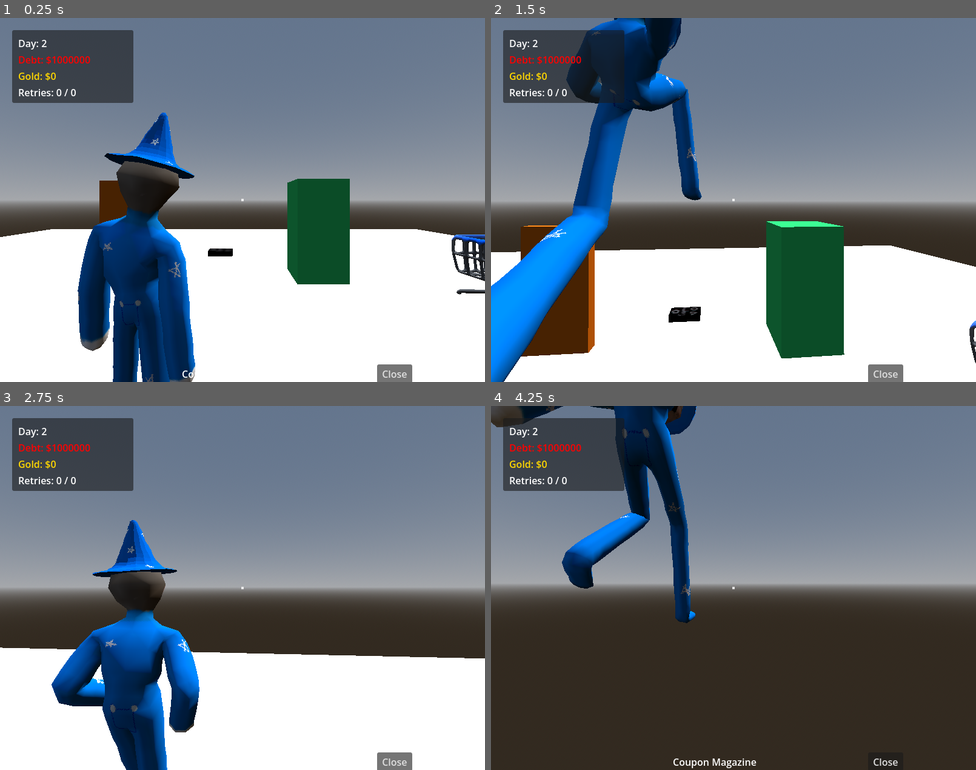
Above: before the commit, frames 1-4 (two rows, left to right).
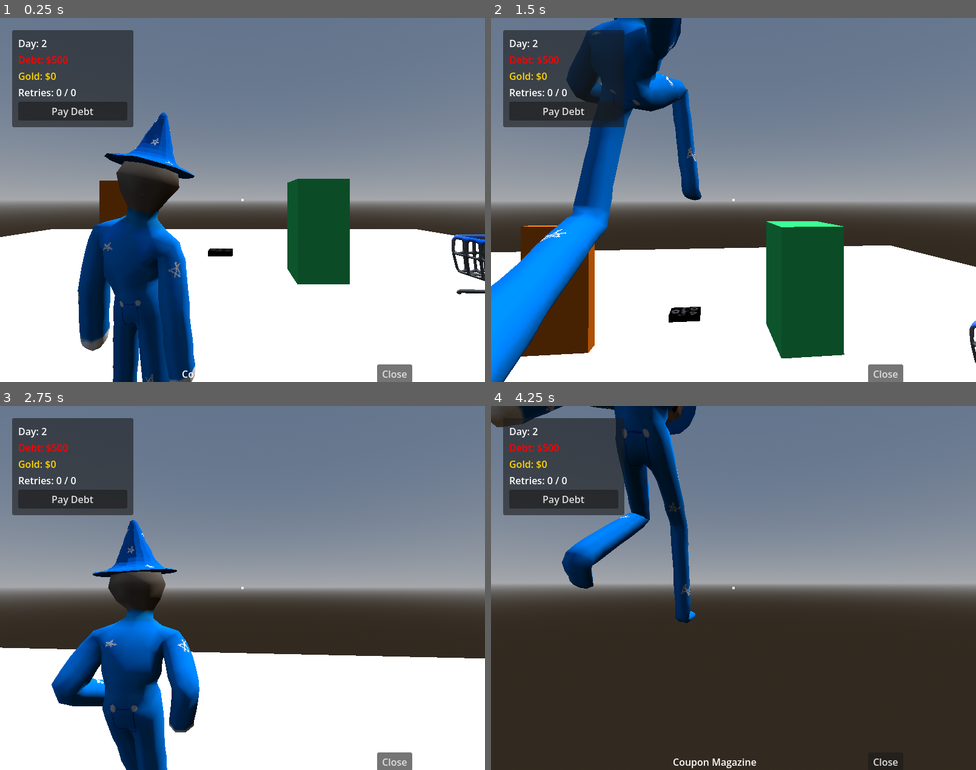
Above: after the commit, the same moments.

Repository: 0r10n650/coupon-wizard
Game: Godot game, scene res://coupon_game/coupon_game_test.tscn
Same seed, same stepped clock (60 frames per second), same inputs: the game is played once before the commit and once after it. This scene is started directly instead of the project's main scene. The engine's default icon, where the game draws it, is replaced by a stand-in: a white triangle on a blue panel in a dark square.
Inputs (mouse positions are in pixels of both pictures, inside the frame that each line leads up to):
- Up to frame 1 (0.25 s): no input
- Up to frame 2 (1.5 s): click (563, 112) at 0.5 s, where only the run after the commit has a clickable "Pay Debt"; tap Enter (ui_accept) at 1.25 s; move the mouse to (757, 200) at 1.27 s; hold W (move_forward) from 1.28 s (still down); hold E (interact) from 1.28 s (still down); click (757, 200) at 1.42 s
- Up to frame 3 (2.75 s): keep holding W (move_forward); tap Space (move_jump) at 1.52, 2.27 s; move the mouse to (218, 588) at 2.02 s; release E (interact) at 2.03 s; tap E (interact) at 2.1 s; click (218, 588) at 2.17 s
- Up to frame 4 (4.25 s): keep holding W (move_forward); move the mouse to (743, 580) at 2.77 s; hold E (interact) 2.78-3.53 s; click (743, 580) at 2.92 s; move the mouse to (728, 595) at 3.52 s; tap E (interact) at 3.6 s; click (728, 595) at 3.67 s; tap Space (move_jump) at 3.77 s

The runs differ from the first frame. In frame 1, 1.8% of the frame differs, in the area x 2-28%, y 10-30%; in frame 2, 1.7%; in frame 3, 1.8%; in frame 4, 1.8%.

Commit message:
attempt to add a end game

Diff:
--- a/Scripts/game_state.gd
+++ b/Scripts/game_state.gd
@@ -4,7 +4,7 @@
 
 var current_day: int = 2
 var gold: int = 0
-var debt: int = 1000000
+var debt: int = 500
 var last_scene_path: String = "res://Scenes/shopping.tscn"
 
 var upgrades = {
@@ -76,7 +76,7 @@
 func reset_game():
 	current_day = 2
 	gold = 0
-	debt = 1000000
+	debt = 500
 	for key in upgrades:
 		upgrades[key] = 0
 	daily_state = {
@@ -92,9 +92,8 @@
 	print("Game reset to Day 2 defaults.")
 
 func advance_day():
-	# Apply interest (100% daily interest!)
 	if debt > 0:
-		debt *= 2
+		debt = int(debt * 1.30)
 	current_day += 1
 	# Reset daily state
 	daily_state = {
--- a/coupon_game/ui_manager.gd
+++ b/coupon_game/ui_manager.gd
@@ -29,12 +29,12 @@
 func _setup_hud():
 	hud_panel = Panel.new()
 	hud_panel.position = Vector2(20, 20)
-	hud_panel.size = Vector2(200, 120)
-	hud_panel.mouse_filter = Control.MOUSE_FILTER_IGNORE
+	hud_panel.size = Vector2(200, 160)
+	hud_panel.mouse_filter = Control.MOUSE_FILTER_PASS
 
 	var vbox = VBoxContainer.new()
 	vbox.position = Vector2(10, 10)
-	vbox.size = Vector2(180, 100)
+	vbox.size = Vector2(180, 140)
 
 	day_label = Label.new()
 	debt_label = Label.new()
@@ -49,8 +49,54 @@
 	vbox.add_child(gold_label)
 	vbox.add_child(retries_label)
 
+	var payoff_btn = Button.new()
+	payoff_btn.text = "Pay Debt"
+	payoff_btn.mouse_filter = Control.MOUSE_FILTER_STOP
+	payoff_btn.pressed.connect(_on_payoff_pressed)
+	vbox.add_child(payoff_btn)
+
 	hud_panel.add_child(vbox)
 	add_child(hud_panel)
+
+func _on_payoff_pressed():
+	if GameState.gold > 0 and GameState.debt > 0:
+		var amount = min(GameState.gold, GameState.debt)
+		GameState.pay_debt(amount)
+		if GameState.debt <= 0:
+			_show_win_screen()
+
+func _show_win_screen():
+	var win_panel = Panel.new()
+	win_panel.custom_minimum_size = Vector2(400, 200)
+
+	var vbox = VBoxContainer.new()
+	vbox.set_anchors_preset(Control.PRESET_FULL_RECT)
+	vbox.alignment = BoxContainer.ALIGNMENT_CENTER
+
+	var title = Label.new()
+	title.text = "VICTORY!"
+	title.add_theme_font_size_override("font_size", 48)
+	title.add_theme_color_override("font_color", Color.GOLD)
+	title.horizontal_alignment = HORIZONTAL_ALIGNMENT_CENTER
+	vbox.add_child(title)
+
+	var desc = Label.new()
+	desc.text = "You paid off all your debt!\nYou are a true Coupon Wizard!"
+	desc.horizontal_alignment = HORIZONTAL_ALIGNMENT_CENTER
+	vbox.add_child(desc)
+
+	var close_btn = Button.new()
+	close_btn.text = "Keep Playing"
+	close_btn.custom_minimum_size = Vector2(120, 40)
+	close_btn.size_flags_horizontal = Control.SIZE_SHRINK_CENTER
+	close_btn.pressed.connect(func(): win_panel.queue_free())
+	vbox.add_child(close_btn)
+
+	win_panel.add_child(vbox)
+	add_child(win_panel)
+
+	var vp_size = get_viewport().get_visible_rect().size
+	win_panel.position = (vp_size - win_panel.custom_minimum_size) / 2.0
 
 func _process(_delta):
 	if is_instance_valid(day_label):
